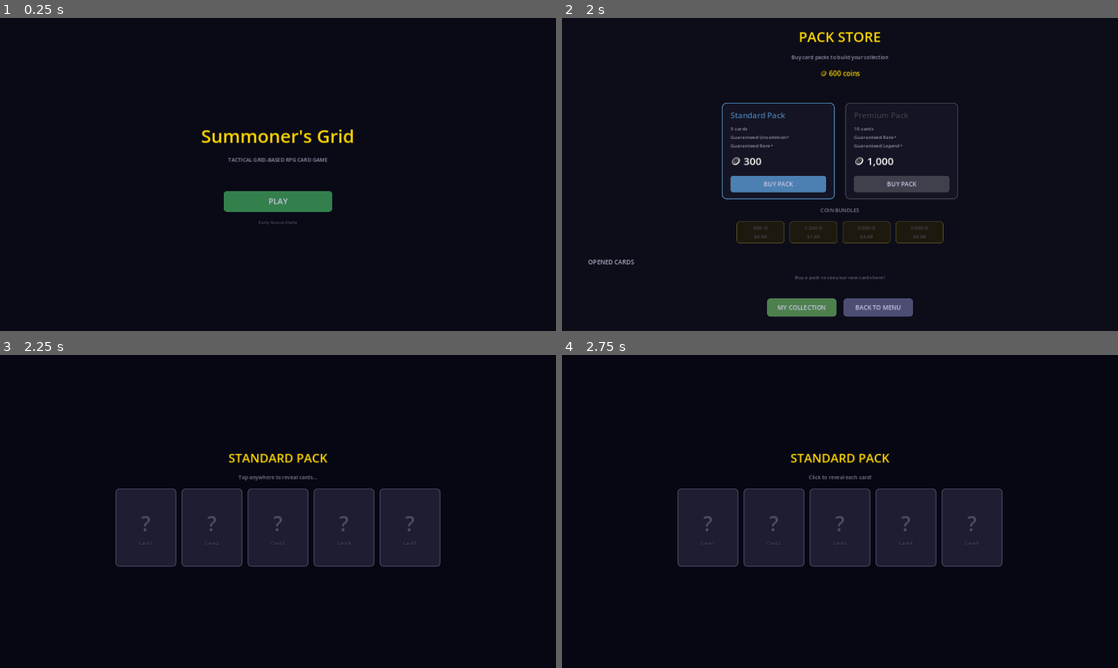
Above: before the commit, frames 1-4 (two rows, left to right).
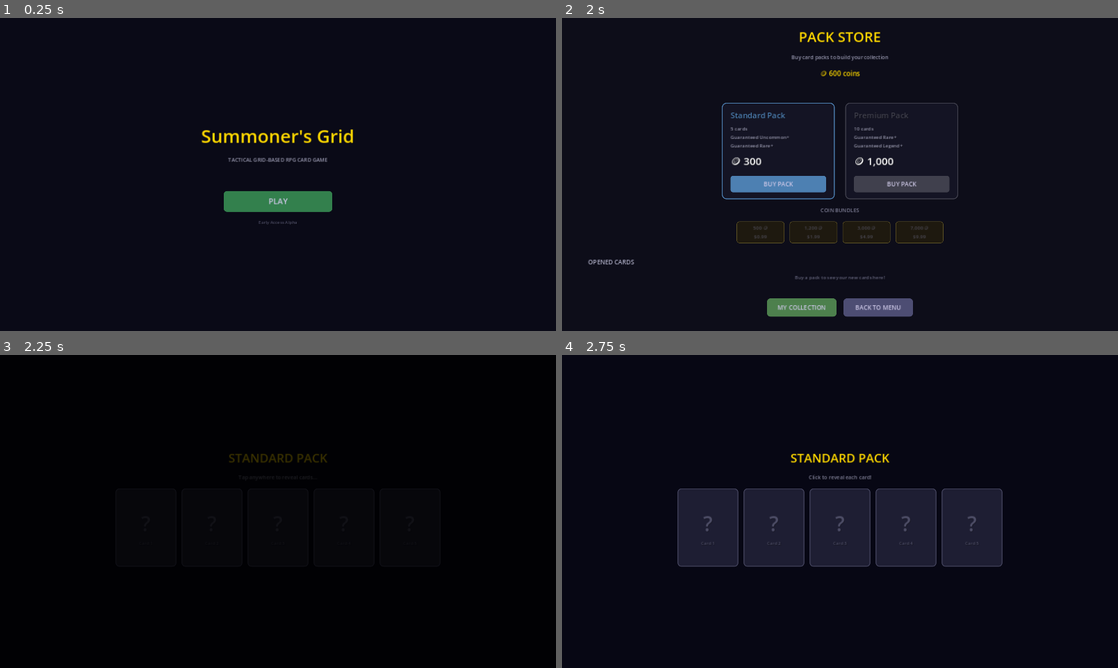
Above: after the commit, the same moments.

Repository: look-itsaxiom/summoners-grid
Game: Godot game, scene res://scenes/login.tscn
The game is run twice, just before and just after one commit, with the same random seed, the same clock (stepped at 60 frames per second) and the same inputs.
Inputs:
- Up to frame 1 (0.25 s): no input
- Up to frame 2 (2 s): click "PLAY" at 0.5 s; click "Pack Store" at 1.25 s
- Up to frame 3 (2.25 s): click "BUY PACK" at 2 s
- Up to frame 4 (2.75 s): no input

Frames 1-2 are identical in both runs. In frame 3, 14% of the frame differs, in the area x 20-80%, y 31-68%; in frame 4, nothing differs.

Commit message:
fix: last raw scene change → fade transition
Zero raw change_scene_to_file calls remain in UI code.
Every single navigation uses SceneTransition fade.

Co-Authored-By: Claude Opus 4.6 (1M context) <noreply@anthropic.com>

Diff:
--- a/godot/scripts/ui/pack_store.gd
+++ b/godot/scripts/ui/pack_store.gd
@@ -246,7 +246,7 @@
 	})
 
 	_is_opening = false
-	get_tree().change_scene_to_file("res://scenes/pack_opening.tscn")
+	get_node("/root/SceneTransition").change_scene("res://scenes/pack_opening.tscn")
 
 
 ## Generate a pack of cards locally using randomized species + rarity.
